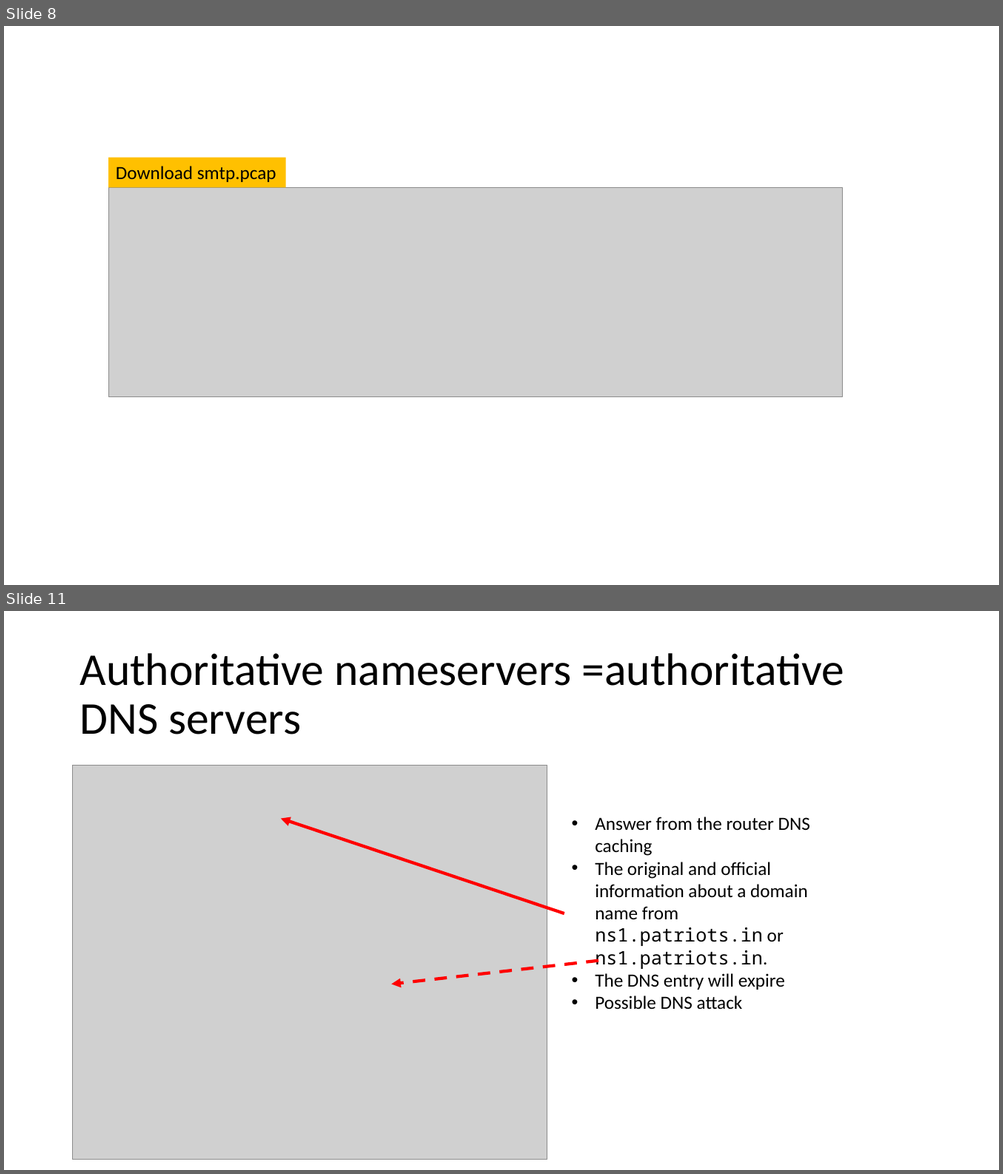
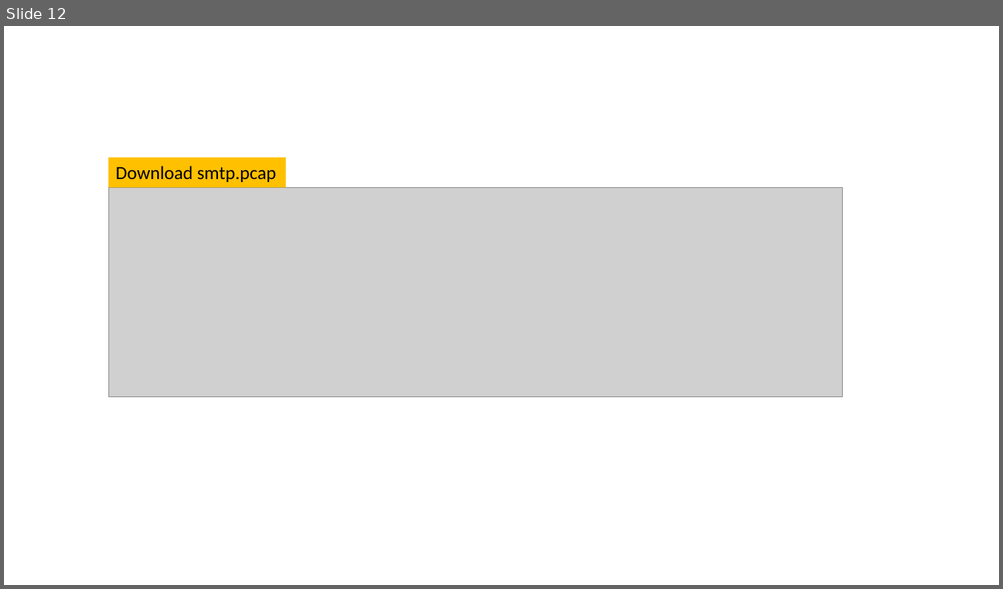
Before and after one commit to frankwxu/digital-forensics-lab, a slide deck: Networking_Forensics/30_SMTP_Email_Forensics.pptx. Shown one above the other, each under a label of ours: slides 8 and 11 before the commit, slide 12 after it; the slides between them are not shown. The pictures are 1003x1174 and 1003x589 pixels, drawn with LibreOffice and Linux fonts; fonts in the diff are those of the drawing; grey boxes stand for pictures; background and template pictures are left out. Boxes give left, top, right and bottom in pixels: in the first picture for what was removed or moved away, otherwise in the second. Text is boxed around its words. In the diff, an @@ line names an element or a change of style, - is before the commit and + after.

```diff
--- a/Networking_Forensics/30_SMTP_Email_Forensics.pptx
+++ b/Networking_Forensics/30_SMTP_Email_Forensics.pptx
@@ slide 11 removed at box(4, 611, 999, 1170), background #FFFFFF @@
@@ title removed at box(79, 653, 844, 735) @@
-Authoritative nameservers =authoritative DNS servers
@@ picture removed at box(73, 766, 547, 1160) @@
@@ arrow removed from (564, 914) to (281, 818) @@
@@ text removed at box(595, 817, 810, 1010) @@
-• Answer from the router DNS caching
-• The original and official information about a domain name from ns1.patriots.in or ns1.patriots.in.
-• The DNS entry will expire
-• Possible DNS attack
@@ arrow removed from (599, 961) to (391, 984) @@
@@ what was slide 8 is now slide 12 @@
```
Also in this commit, not shown: 2 slides changed, 7 other slides removed, 4 other files.
